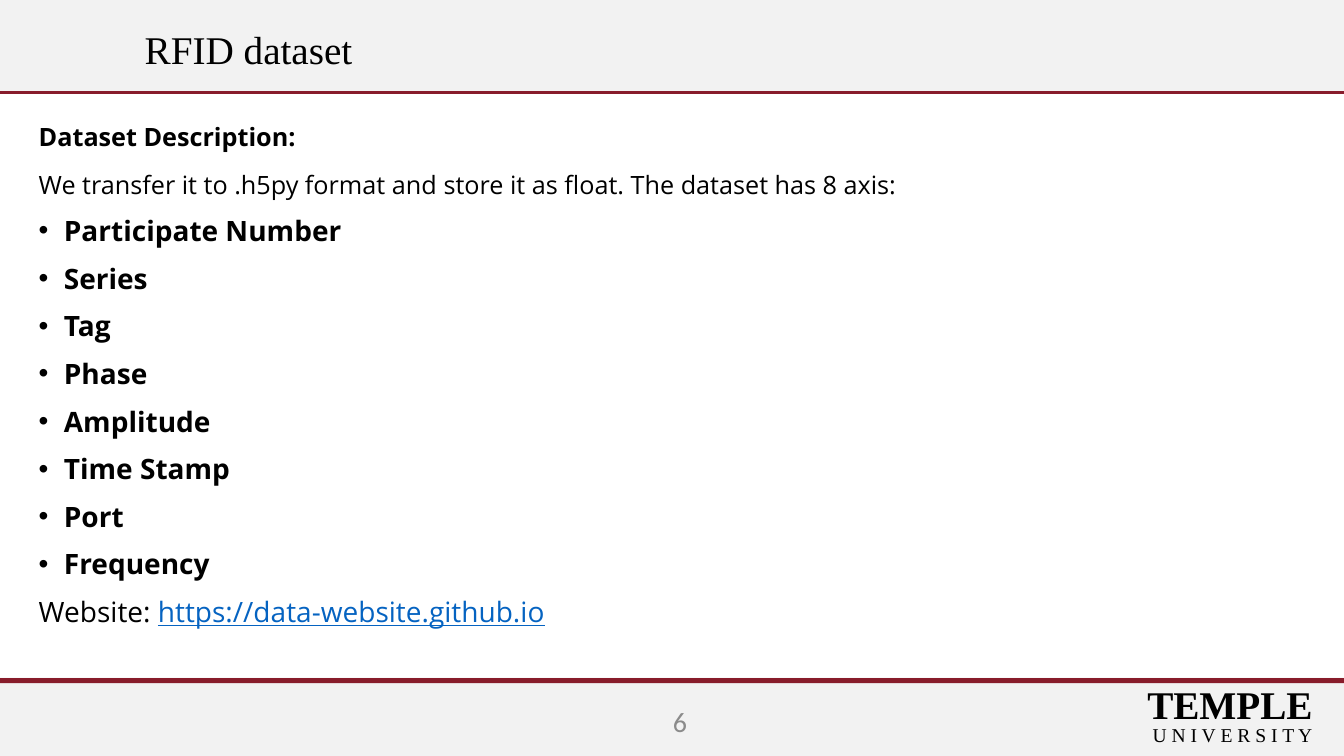
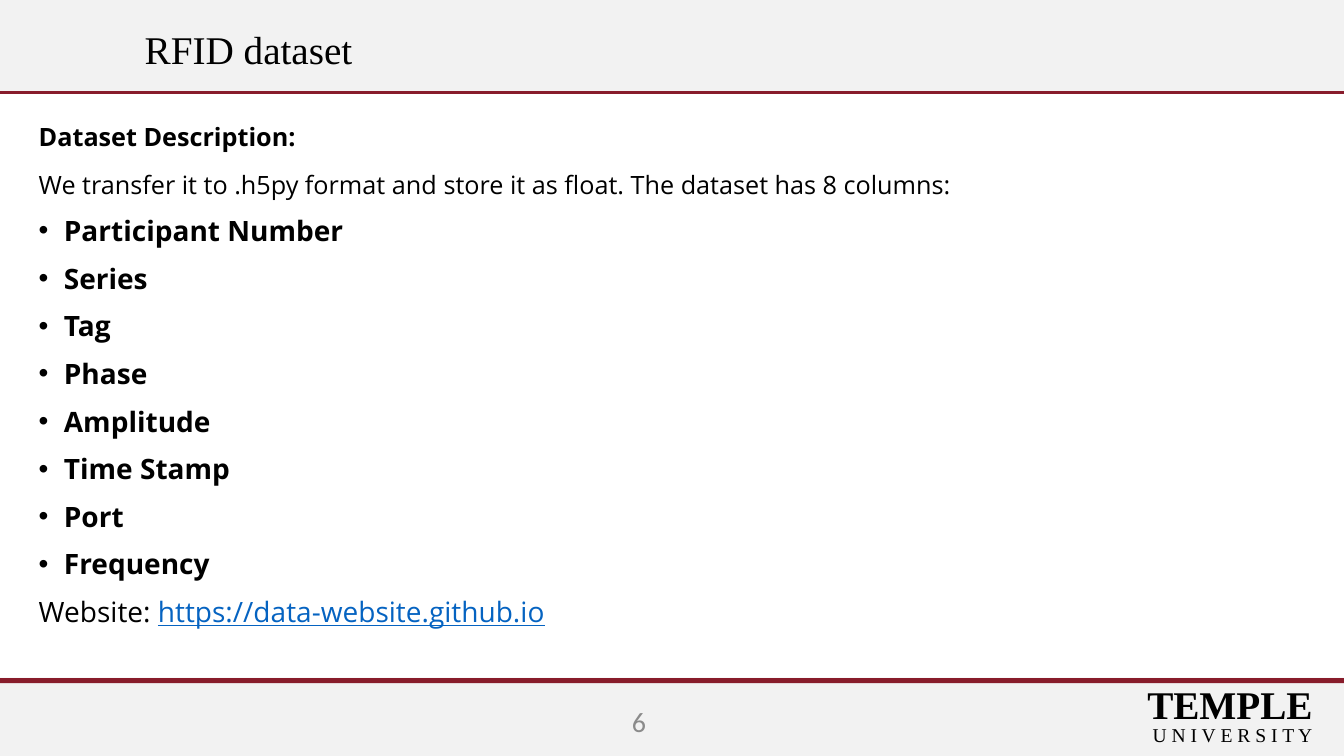
Before and after one commit to data-website/data-website.github.io, a slide deck: slide 7 of CCRI Project.pptx. Drawn at 1344x756 pixels with LibreOffice and Linux fonts; fonts in the diff are those of the drawing; background and template pictures are left out. Boxes give left, top, right and bottom in pixels: in the first picture for what was removed or moved away, otherwise in the second. Text is boxed around its words. In the diff, an @@ line names an element or a change of style, - is before the commit and + after.

```diff
--- a/CCRI Project.pptx
+++ b/CCRI Project.pptx
@@ text at box(39, 174, 951, 248): text changed @@
-We transfer it to .h5py format and store it as float. The dataset has 8 axis:
-• Participate Number
+We transfer it to .h5py format and store it as float. The dataset has 8 columns:
+• Participant Number
@@ page number: place and size @@
-page number at box(673, 713, 687, 732)
+page number at box(632, 713, 646, 732)
```
Also in this commit, not shown: 7 other slides changed, 5 slides added, 1 slide removed, 58 other files.
